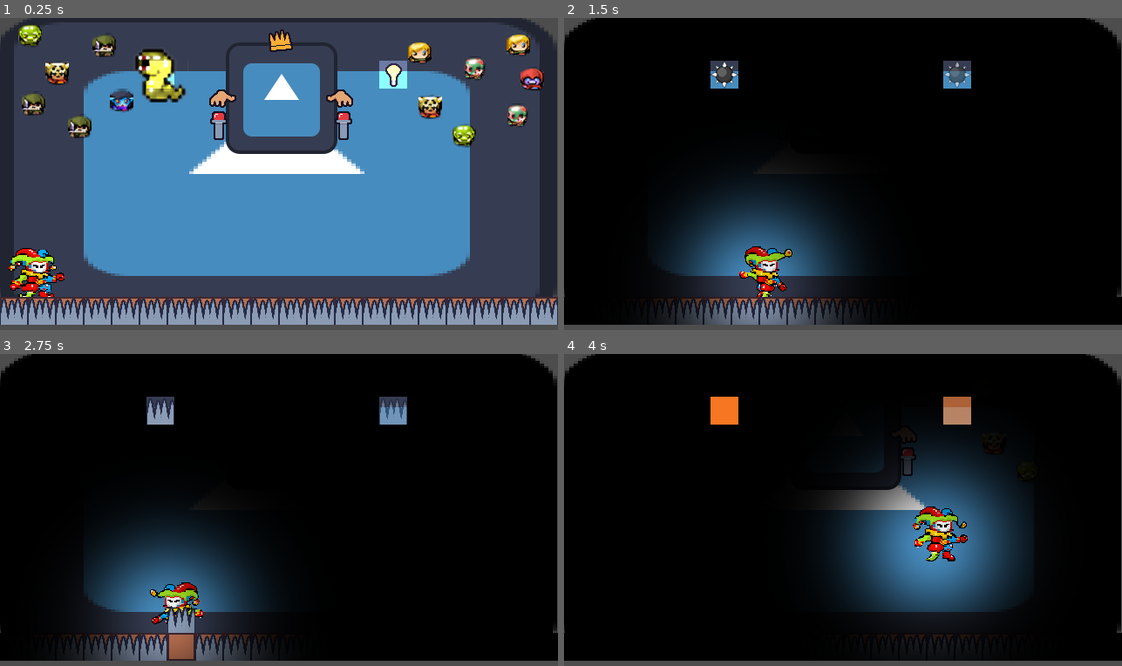
Above: before the commit, frames 1-4 (two rows, left to right).
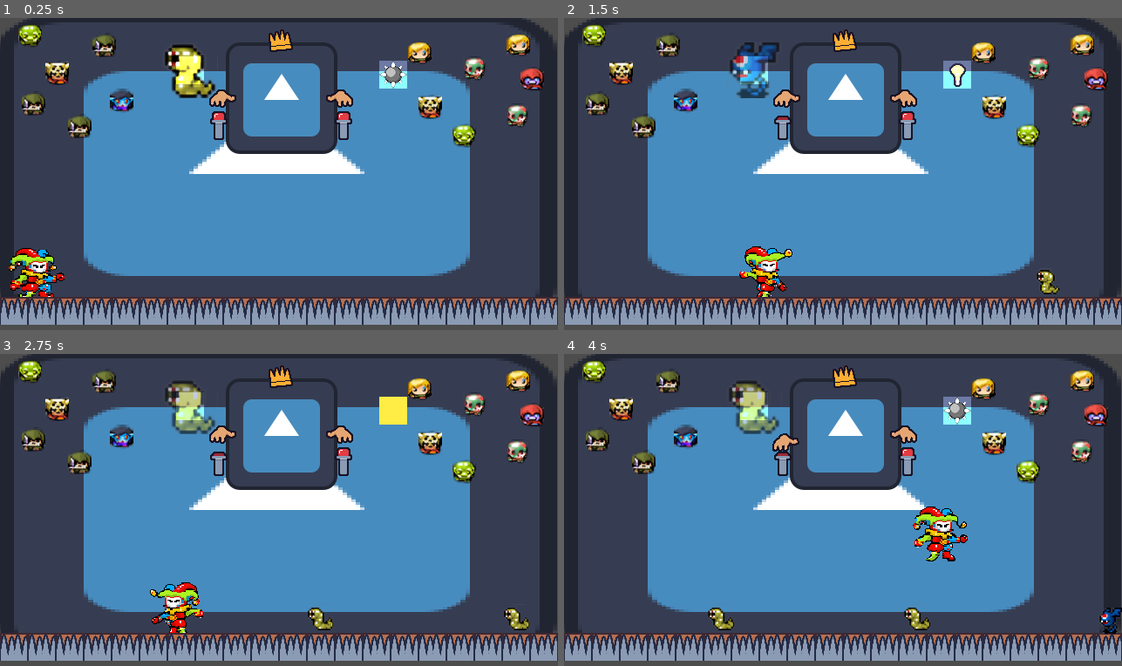
Above: after the commit, the same moments.

Repository: coelhucas/ggj-2024
Game: Godot game, scene res://src/scenes/main.tscn
The game is run twice, just before and just after one commit, with the same random seed, the same clock (stepped at 60 frames per second) and the same inputs. The engine's default icon, where the game draws it, is replaced by a stand-in: a white triangle on a blue panel in a dark square.
Inputs:
- Up to frame 1 (0.25 s): no input
- Up to frame 2 (1.5 s): hold D (p1_right) from 0.53 s (still down); tap Left (p2_left) at 0.6 s; tap W (p1_up) at 0.77 s; tap Right (p2_right) at 1.35 s
- Up to frame 3 (2.75 s): tap W (p1_up) at 1.52 s; release D (p1_right) at 2.03 s; hold A (p1_left) from 2.03 s (still down); tap Left (p2_left) at 2.1 s
- Up to frame 4 (4 s): release A (p1_left) at 2.78 s; hold D (p1_right) from 2.78 s (still down); tap Right (p2_right) at 2.85 s; tap W (p1_up) at 3.02, 3.77 s; tap Left (p2_left) at 3.6 s

The runs differ from the first frame. In frame 1, 2.2% of the frame differs, in the area x 24-73%, y 8-28%; in frame 2, 95%; in frame 3, 96%; in frame 4, 96%, in the area x 0-100%, y 0-99%.

Commit message:
abluble

Diff:
--- a/src/scenes/Main.gd
+++ b/src/scenes/Main.gd
@@ -4,6 +4,7 @@
 @onready var player := $Player
 @onready var king := $King
 @onready var trap_selector := $TrapSelector
+@onready var enemy_selector := $EnemySelector
 
 const FLOOR_COORDINATE := 10
 const SPIKE_COORDINATE := 11
@@ -11,24 +12,24 @@
 var _removed_tiles: PackedVector2Array
 
 func _ready() -> void:
-	king.spawn_behind_player.connect(add_trap_behind_player)
-	king.spawn_ahead_player.connect(add_trap_ahead_player)
+	king.spawn_enemy.connect(add_enemy)
+	king.spawn_trap.connect(add_trap)
 
 
-func spawn_trap(_pos: Vector2, _dir: int = 1) -> void:
+func spawn_trap(_pos: Vector2, _dir: int = 1, _selector: Node2D = trap_selector) -> void:
 	var _target_position := _pos
 
-	if not trap_selector.current_trap.floating:
+	if not _selector.current_trap.floating:
 		_target_position.y = FLOOR_COORDINATE
 
-	if trap_selector.current_trap.custom_y:
-		_target_position.y = trap_selector.current_trap.custom_y
+	if _selector.current_trap.custom_y:
+		_target_position.y = _selector.current_trap.custom_y
 
-	if trap_selector.current_trap.scene:
-		var _ns: Node2D = trap_selector.current_trap.scene.instantiate()
+	if _selector.current_trap.scene:
+		var _ns: Node2D = _selector.current_trap.scene.instantiate()
 		_ns.global_position = tilemap.map_to_local(_target_position)
 
-		if trap_selector.current_trap.kind == Trap.Kind.MOVABLE:
+		if _selector.current_trap.kind == Trap.Kind.MOVABLE:
 			_ns.direction = _dir
 
 			if _dir > 0:
@@ -39,7 +40,7 @@
 
 		add_child(_ns)
 
-	if trap_selector.current_trap.kind == Trap.Kind.SPIKE:
+	if _selector.current_trap.kind == Trap.Kind.SPIKE:
 		var _additional_offset := Vector2.RIGHT if _pos.x > tilemap.local_to_map(player.global_position).x else Vector2.ZERO
 		_target_position = Vector2i(_pos.x + _additional_offset.x, SPIKE_COORDINATE)
 
@@ -48,10 +49,10 @@
 				spike.attack()
 
 
-	if trap_selector.current_trap.kind == Trap.Kind.LIGHT:
+	if _selector.current_trap.kind == Trap.Kind.LIGHT:
 		Global.turn_lights_off()
 
-	if trap_selector.current_trap.kind == Trap.Kind.HOLE:
+	if _selector.current_trap.kind == Trap.Kind.HOLE:
 		# Qual tile "secundário" também será removido
 		var _additional_offset := Vector2.RIGHT if _pos.x > tilemap.local_to_map(player.global_position).x else Vector2.LEFT
 		_target_position = Vector2i(round(_pos.x), FLOOR_COORDINATE)
@@ -73,18 +74,18 @@
 			_removed_tiles.remove_at(_idx)
 
 
-func add_trap_ahead_player() -> void:
+func add_trap() -> void:
 	if trap_selector.is_in_cooldown or not is_instance_valid(player): return
 
 	var _target_position: Vector2i = tilemap.local_to_map(player.global_position) + Vector2i.RIGHT
 	trap_selector.is_in_cooldown = true
-	spawn_trap(_target_position, 1)
+	spawn_trap(_target_position, 1, trap_selector)
 
 
-func add_trap_behind_player() -> void:
-	if trap_selector.is_in_cooldown or not is_instance_valid(player): return
+func add_enemy() -> void:
+	if enemy_selector.is_in_cooldown or not is_instance_valid(player): return
 
 	var _target_position: Vector2i = tilemap.local_to_map(player.global_position) + Vector2i.LEFT
-	trap_selector.is_in_cooldown = true
+	enemy_selector.is_in_cooldown = true
 
-	spawn_trap(_target_position, -1)
+	spawn_trap(_target_position, -1, enemy_selector)
--- a/src/scenes/king/king.gd
+++ b/src/scenes/king/king.gd
@@ -3,8 +3,8 @@
 # TODO: separar animation player em um pra cada mão, para que sejam independentes
 @onready var animation_player := $AnimationPlayer
 
-signal spawn_behind_player
-signal spawn_ahead_player
+signal spawn_enemy
+signal spawn_trap
 
 func _physics_process(delta):
 	if Input.is_action_just_pressed("p2_left") and not Global.is_in_cooldown:
@@ -15,8 +15,8 @@
 
 
 func spawn_ahead() -> void:
-	spawn_ahead_player.emit()
+	spawn_trap.emit()
 
 
 func spawn_behind() -> void:
-	spawn_behind_player.emit()
+	spawn_enemy.emit()
--- /dev/null
+++ b/src/scenes/king/selectors/enemy_selector.tscn
@@ -0,0 +1,18 @@
+[gd_scene load_steps=5 format=3 uid="uid://irmwr4ojn30u"]
+
+[ext_resource type="Script" path="res://src/scenes/king/selectors/TrapSelector.gd" id="1_wp3jm"]
+[ext_resource type="Resource" path="res://data/traps/worm.tres" id="5_msilp"]
+[ext_resource type="Resource" path="res://data/traps/bat.tres" id="6_7nwtc"]
+[ext_resource type="Texture2D" uid="uid://co2x7bsdwaf0m" path="res://assets/sprites/trap-light.png" id="8_14acg"]
+
+[node name="EnemySelector" type="Node2D"]
+script = ExtResource("1_wp3jm")
+traps = Array[Resource("res://src/resources/Trap.gd")]([ExtResource("5_msilp"), ExtResource("6_7nwtc")])
+
+[node name="Sprite2D" type="Sprite2D" parent="."]
+
+[node name="Timer" type="Timer" parent="."]
+autostart = true
+
+[node name="PointLight2D" type="PointLight2D" parent="."]
+texture = ExtResource("8_14acg")
--- a/src/scenes/king/selectors/trap_selector.tscn
+++ b/src/scenes/king/selectors/trap_selector.tscn
@@ -1,17 +1,15 @@
-[gd_scene load_steps=9 format=3 uid="uid://k7hsdvivpmgm"]
+[gd_scene load_steps=7 format=3 uid="uid://k7hsdvivpmgm"]
 
 [ext_resource type="Script" path="res://src/scenes/king/selectors/TrapSelector.gd" id="1_ga46t"]
 [ext_resource type="Resource" uid="uid://bc31ciimgvthe" path="res://data/traps/spike.tres" id="2_6peiw"]
 [ext_resource type="Resource" uid="uid://nhw3fi75wt0" path="res://data/traps/hole.tres" id="3_m1iq1"]
 [ext_resource type="Resource" uid="uid://cw2yrnhtoglbm" path="res://data/traps/spike-ball.tres" id="4_lq86t"]
-[ext_resource type="Resource" path="res://data/traps/worm.tres" id="5_pr5uh"]
-[ext_resource type="Resource" path="res://data/traps/bat.tres" id="6_4jtok"]
 [ext_resource type="Texture2D" uid="uid://co2x7bsdwaf0m" path="res://assets/sprites/trap-light.png" id="7_3jkdy"]
 [ext_resource type="Resource" uid="uid://bugrb0hcy30rm" path="res://data/traps/light.tres" id="7_3r8v2"]
 
 [node name="TrapSelector" type="Node2D"]
 script = ExtResource("1_ga46t")
-traps = Array[Resource("res://src/resources/Trap.gd")]([ExtResource("2_6peiw"), ExtResource("3_m1iq1"), ExtResource("4_lq86t"), ExtResource("5_pr5uh"), ExtResource("6_4jtok"), ExtResource("7_3r8v2")])
+traps = Array[Resource("res://src/resources/Trap.gd")]([ExtResource("2_6peiw"), ExtResource("3_m1iq1"), ExtResource("4_lq86t"), ExtResource("7_3r8v2")])
 
 [node name="Sprite2D" type="Sprite2D" parent="."]
 
--- a/src/scenes/main.tscn
+++ b/src/scenes/main.tscn
@@ -11,6 +11,7 @@
 [ext_resource type="PackedScene" uid="uid://swrlj6gp51u3" path="res://src/scenes/traps/spike.tscn" id="7_lix3d"]
 [ext_resource type="Script" path="res://src/scenes/ui/ui.gd" id="9_m7muy"]
 [ext_resource type="Script" path="res://src/scenes/traps/lights.gd" id="10_q12el"]
+[ext_resource type="PackedScene" uid="uid://irmwr4ojn30u" path="res://src/scenes/king/selectors/enemy_selector.tscn" id="10_ub53v"]
 [ext_resource type="PackedScene" uid="uid://cmmojfh1j80hu" path="res://src/scenes/music_manager/music_manager.tscn" id="11_2bi5m"]
 
 [sub_resource type="RectangleShape2D" id="RectangleShape2D_1t7xc"]
@@ -101,9 +102,6 @@
 [node name="TrapSelector" parent="Main" instance=ExtResource("3_lpelj")]
 position = Vector2(451, 65)
 
-[node name="TrapSelector2" parent="Main" instance=ExtResource("3_lpelj")]
-position = Vector2(184, 65)
-
 [node name="TileMap" type="TileMap" parent="Main"]
 tile_set = SubResource("TileSet_ofp0x")
 format = 2
@@ -118,6 +116,9 @@
 
 [node name="Marker2D" type="Marker2D" parent="Main"]
 position = Vector2(36, 209)
+
+[node name="EnemySelector" parent="Main" instance=ExtResource("10_ub53v")]
+position = Vector2(218, 60)
 
 [node name="CanvasModulate" type="CanvasModulate" parent="."]
 visible = false
@@ -160,22 +161,22 @@
 [node name="MusicManager" parent="." instance=ExtResource("11_2bi5m")]
 
 [connection signal="body_entered" from="Main/TileMap/Spike" to="Main/TileMap/Spike" method="_on_body_entered"]
-[connection signal="body_entered" from="Main/TileMap/@Area2D@75039" to="Main/TileMap/@Area2D@75039" method="_on_body_entered"]
-[connection signal="body_entered" from="Main/TileMap/@Area2D@75040" to="Main/TileMap/@Area2D@75040" method="_on_body_entered"]
-[connection signal="body_entered" from="Main/TileMap/@Area2D@75041" to="Main/TileMap/@Area2D@75041" method="_on_body_entered"]
-[connection signal="body_entered" from="Main/TileMap/@Area2D@75042" to="Main/TileMap/@Area2D@75042" method="_on_body_entered"]
-[connection signal="body_entered" from="Main/TileMap/@Area2D@75043" to="Main/TileMap/@Area2D@75043" method="_on_body_entered"]
-[connection signal="body_entered" from="Main/TileMap/@Area2D@75044" to="Main/TileMap/@Area2D@75044" method="_on_body_entered"]
-[connection signal="body_entered" from="Main/TileMap/@Area2D@75045" to="Main/TileMap/@Area2D@75045" method="_on_body_entered"]
-[connection signal="body_entered" from="Main/TileMap/@Area2D@75046" to="Main/TileMap/@Area2D@75046" method="_on_body_entered"]
-[connection signal="body_entered" from="Main/TileMap/@Area2D@75047" to="Main/TileMap/@Area2D@75047" method="_on_body_entered"]
-[connection signal="body_entered" from="Main/TileMap/@Area2D@75048" to="Main/TileMap/@Area2D@75048" method="_on_body_entered"]
-[connection signal="body_entered" from="Main/TileMap/@Area2D@75049" to="Main/TileMap/@Area2D@75049" method="_on_body_entered"]
-[connection signal="body_entered" from="Main/TileMap/@Area2D@75050" to="Main/TileMap/@Area2D@75050" method="_on_body_entered"]
-[connection signal="body_entered" from="Main/TileMap/@Area2D@75051" to="Main/TileMap/@Area2D@75051" method="_on_body_entered"]
-[connection signal="body_entered" from="Main/TileMap/@Area2D@75052" to="Main/TileMap/@Area2D@75052" method="_on_body_entered"]
-[connection signal="body_entered" from="Main/TileMap/@Area2D@75053" to="Main/TileMap/@Area2D@75053" method="_on_body_entered"]
-[connection signal="body_entered" from="Main/TileMap/@Area2D@75054" to="Main/TileMap/@Area2D@75054" method="_on_body_entered"]
-[connection signal="body_entered" from="Main/TileMap/@Area2D@75055" to="Main/TileMap/@Area2D@75055" method="_on_body_entered"]
-[connection signal="body_entered" from="Main/TileMap/@Area2D@75056" to="Main/TileMap/@Area2D@75056" method="_on_body_entered"]
-[connection signal="body_entered" from="Main/TileMap/@Area2D@75057" to="Main/TileMap/@Area2D@75057" method="_on_body_entered"]
+[connection signal="body_entered" from="Main/TileMap/@Area2D@80436" to="Main/TileMap/@Area2D@80436" method="_on_body_entered"]
+[connection signal="body_entered" from="Main/TileMap/@Area2D@80437" to="Main/TileMap/@Area2D@80437" method="_on_body_entered"]
+[connection signal="body_entered" from="Main/TileMap/@Area2D@80438" to="Main/TileMap/@Area2D@80438" method="_on_body_entered"]
+[connection signal="body_entered" from="Main/TileMap/@Area2D@80439" to="Main/TileMap/@Area2D@80439" method="_on_body_entered"]
+[connection signal="body_entered" from="Main/TileMap/@Area2D@80440" to="Main/TileMap/@Area2D@80440" method="_on_body_entered"]
+[connection signal="body_entered" from="Main/TileMap/@Area2D@80441" to="Main/TileMap/@Area2D@80441" method="_on_body_entered"]
+[connection signal="body_entered" from="Main/TileMap/@Area2D@80442" to="Main/TileMap/@Area2D@80442" method="_on_body_entered"]
+[connection signal="body_entered" from="Main/TileMap/@Area2D@80443" to="Main/TileMap/@Area2D@80443" method="_on_body_entered"]
+[connection signal="body_entered" from="Main/TileMap/@Area2D@80444" to="Main/TileMap/@Area2D@80444" method="_on_body_entered"]
+[connection signal="body_entered" from="Main/TileMap/@Area2D@80445" to="Main/TileMap/@Area2D@80445" method="_on_body_entered"]
+[connection signal="body_entered" from="Main/TileMap/@Area2D@80446" to="Main/TileMap/@Area2D@80446" method="_on_body_entered"]
+[connection signal="body_entered" from="Main/TileMap/@Area2D@80447" to="Main/TileMap/@Area2D@80447" method="_on_body_entered"]
+[connection signal="body_entered" from="Main/TileMap/@Area2D@80448" to="Main/TileMap/@Area2D@80448" method="_on_body_entered"]
+[connection signal="body_entered" from="Main/TileMap/@Area2D@80449" to="Main/TileMap/@Area2D@80449" method="_on_body_entered"]
+[connection signal="body_entered" from="Main/TileMap/@Area2D@80450" to="Main/TileMap/@Area2D@80450" method="_on_body_entered"]
+[connection signal="body_entered" from="Main/TileMap/@Area2D@80451" to="Main/TileMap/@Area2D@80451" method="_on_body_entered"]
+[connection signal="body_entered" from="Main/TileMap/@Area2D@80452" to="Main/TileMap/@Area2D@80452" method="_on_body_entered"]
+[connection signal="body_entered" from="Main/TileMap/@Area2D@80453" to="Main/TileMap/@Area2D@80453" method="_on_body_entered"]
+[connection signal="body_entered" from="Main/TileMap/@Area2D@80454" to="Main/TileMap/@Area2D@80454" method="_on_body_entered"]
Not shown: 1 places in src/scenes/main.tscn that only renumber resources
